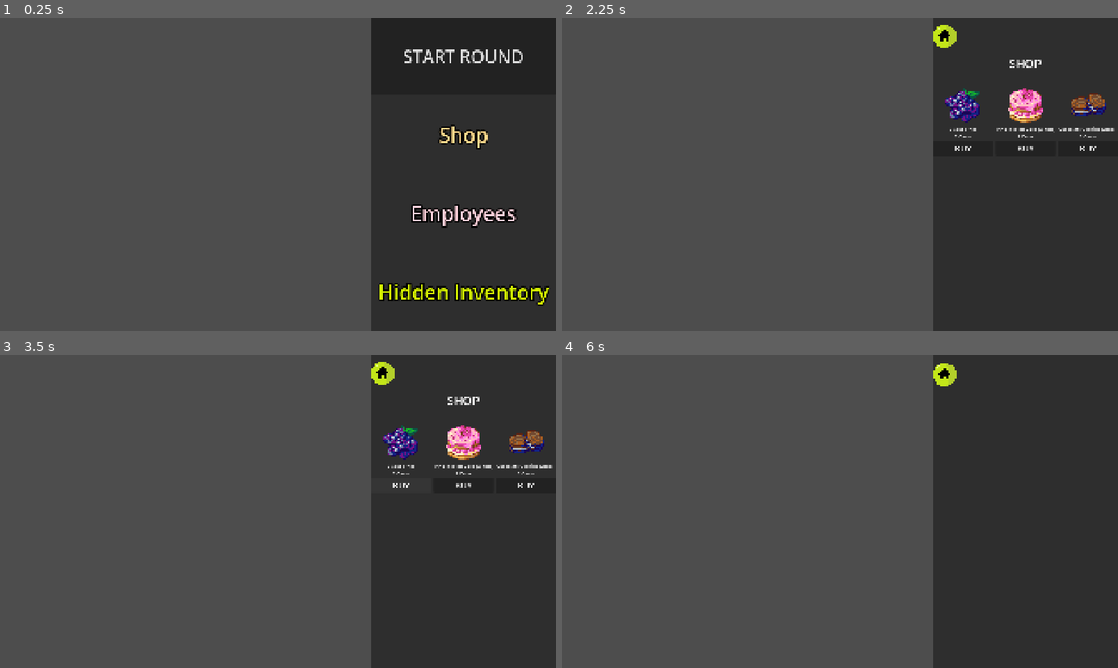
Above: before the commit, frames 1-4 (two rows, left to right).
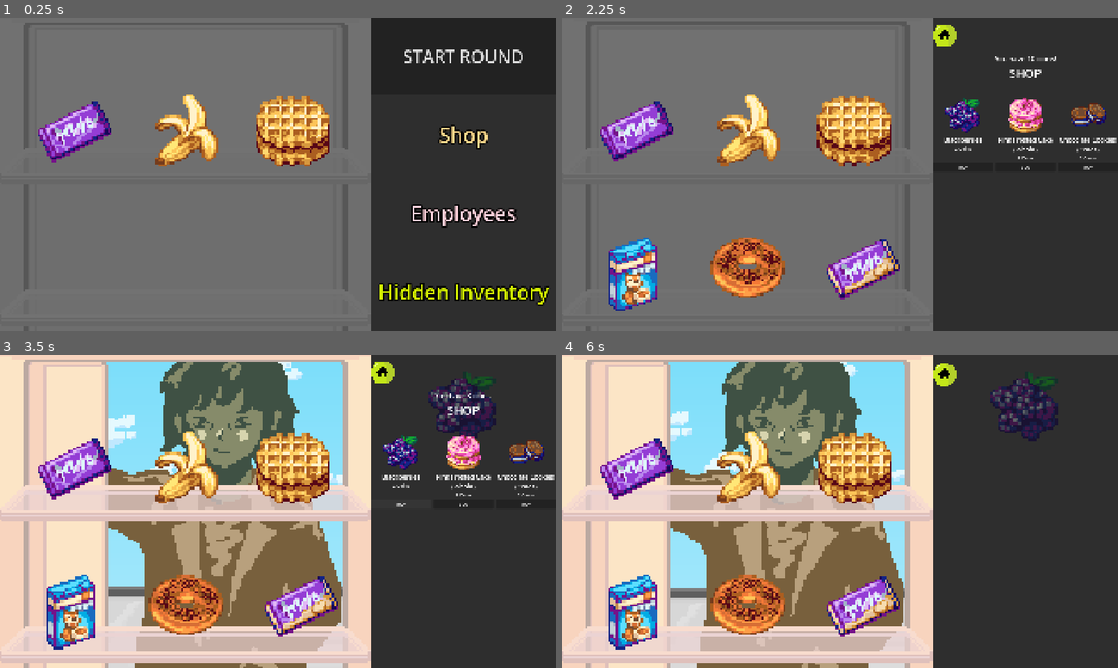
Above: after the commit, the same moments.

Repository: terebigeemu/usydjam
Game: Godot game, scene res://scenes/fridge.tscn
Same seed, same stepped clock (60 frames per second), same inputs: the game is played once before the commit and once after it. Before the commit the project starts from res://scenes/UI.tscn.
Inputs (mouse positions are in pixels of both pictures, inside the frame that each line leads up to):
- Up to frame 1 (0.25 s): no input
- Up to frame 2 (2.25 s): click "START ROUND" at 0.5 s; click "START ROUND" at 1.25 s; click "Shop" at 2 s
- Up to frame 3 (3.5 s): click "BUY" at 2.75 s
- Up to frame 4 (6 s): click (945, 373) at 3.5 s; click "Employees" at 4.25 s; click (945, 373) at 5 s; click "Hidden Inventory" at 5.75 s

The runs differ from the first frame. In frame 1, 65% of the frame differs, in the area x 0-67%, y 0-100%; in frame 2, 68%, in the area x 0-100%, y 0-100%; in frame 3, 66%; in frame 4, 63%.

Commit message:
Merge changes

Diff:
--- a/project.godot
+++ b/project.godot
@@ -11,9 +11,13 @@
 [application]
 
 config/name="usydjam"
-run/main_scene="uid://bvfa18ddvvaon"
+run/main_scene="uid://ds3b5tal44hr8"
 config/features=PackedStringArray("4.7", "GL Compatibility")
 config/icon="res://icon.svg"
+
+[autoload]
+
+Globals="*uid://ikfwvoeqjlys"
 
 [display]
 
--- a/scenes/UI.tscn
+++ b/scenes/UI.tscn
@@ -26,6 +26,7 @@
 mouse_filter = 2
 
 [node name="MainMenu" type="VBoxContainer" parent="PanelContainer/MarginContainer" unique_id=176046976]
+visible = false
 layout_mode = 2
 mouse_filter = 2
 
@@ -85,6 +86,12 @@
 ignore_texture_size = true
 stretch_mode = 5
 
+[node name="CoinsLabel" type="Label" parent="PanelContainer/MarginContainer/ShopPage" unique_id=1575846367]
+layout_mode = 2
+theme_override_font_sizes/font_size = 24
+text = "erm you should not see this"
+horizontal_alignment = 1
+
 [node name="ShopLabel" type="Label" parent="PanelContainer/MarginContainer/ShopPage" unique_id=875980187]
 layout_mode = 2
 theme_override_font_sizes/font_size = 40
@@ -111,6 +118,7 @@
 layout_mode = 2
 
 [node name="EmployeePage" type="VBoxContainer" parent="PanelContainer/MarginContainer" unique_id=1176839180]
+visible = false
 layout_mode = 2
 script = ExtResource("5_75u2n")
 employee_slot_scene = ExtResource("6_3wlde")
@@ -138,6 +146,7 @@
 columns = 6
 
 [node name="StashPage" type="VBoxContainer" parent="PanelContainer/MarginContainer" unique_id=376075644]
+visible = false
 layout_mode = 2
 
 [node name="TopBar" type="HBoxContainer" parent="PanelContainer/MarginContainer/StashPage" unique_id=530167626]
--- a/scenes/shop_item_slot.tscn
+++ b/scenes/shop_item_slot.tscn
@@ -17,7 +17,9 @@
 [node name="NameLabel" type="Label" parent="." unique_id=1408852450]
 unique_name_in_owner = true
 layout_mode = 2
+theme_override_font_sizes/font_size = 22
 horizontal_alignment = 1
+autowrap_mode = 3
 
 [node name="CostLabel" type="Label" parent="." unique_id=761312351]
 layout_mode = 2
@@ -25,5 +27,5 @@
 
 [node name="BuyButton" type="Button" parent="." unique_id=1646032409]
 layout_mode = 2
-theme_override_font_sizes/font_size = 30
+size_flags_vertical = 10
 text = "BUY"
--- a/scripts/fridge.gd
+++ b/scripts/fridge.gd
@@ -2,6 +2,12 @@
 # don't ask what i'm doing as i have gone insane
 
 extends Node
+
+@export var shop_item_slot: PackedScene
+
+# these variables should've been global but i realised too late.... xD xD xD
+# no aaron, no one cares that your comp1001 lecturer said not to use globals
+# i shall do what i want and i shall live freely in doing so
 
 @onready var door_status: Label = $DoorStatus
 @onready var cell1: AnimatedSprite2D = $Area1/Cell1
@@ -22,7 +28,7 @@
 var rng = RandomNumberGenerator.new()
 var level = 0
 
-const swap_inventory_index_empty: int = 69420 # this should break the code if used
+const swap_inventory_index_empty: int = 69420 # this should break the code if used... yippee!
 
 # registers
 
@@ -53,19 +59,22 @@
 # cell_array and cell_item_array should generally never diverge except for
 # momentary instances where the frames of a sprite might need to change
 
+# yep these numbers totally aren't going to be confusing AT ALL
+
 @onready var cell_array = [cell1, cell2, cell3, cell4, cell5, cell6]
 @onready var cell_item_array = [item1, item2, item3, item4, item5, item6]
 
 @onready var stash_array = [stash100, stash101, stash102]
 @onready var stash_item_array = [item100, item101, item102]
 
-# Called when the node enters the scene tree for the first time.
+
 func _ready() -> void:
 	fridge_original_position = fridge_sprite.position
 	cell_original_positions = [cell1.position, cell2.position, cell3.position, cell4.position, cell5.position, cell6.position]
 
 	# call cutscene? can be done in a diff script
 
+	Globals.add_purchase_to_inventory.connect(_on_inventory_update)
 	door_status.text = "init"
 
 	# INIT
@@ -122,6 +131,8 @@
 	# todo: swap fn for fridge
 
 	start_btn.pressed.connect(_on_start_btn_pressed)
+
+# if only i thought ahead and to abstract these functions... oh well
 
 func stash_fill(cell_id, item_no, inventory_index):
 
@@ -265,8 +276,20 @@
 
 		print("normal cell")
 
-		if cell_item_array[dest_inventory_index] == item_empty or swap_cell_type == 1:
+		if cell_item_array[dest_inventory_index] == item_empty:
 			return
+		elif swap_cell_type == 1:
+			print("player clicked on normal cell with swap_cell_type = 1")
+			print("dest_inventory_index = " + str(dest_inventory_index))
+			print("swap_inventory_index = " + str(swap_inventory_index))
+
+			var temp = cell_item_array[dest_inventory_index]
+
+			cell_item_array[dest_inventory_index] = cell_item_array[swap_inventory_index]
+			cell_item_array[swap_inventory_index] = temp
+
+			cell_selected.frame = cell_item_array[dest_inventory_index]
+			swap_cell.frame = cell_item_array[swap_inventory_index]
 
 		else:
 			print("player clicked on normal cell")
@@ -284,11 +307,20 @@
 	elif dest_cell_type == 1: # player clicked on stash cell
 		print("stash cell")
 
-		if swap_cell_type == 0:
+		if stash_item_array[dest_inventory_index] == item_empty:
 			return
-		elif stash_item_array[dest_inventory_index] == item_empty:
-			swap_cell.frame = cell_item_array[swap_inventory_index]
+		elif swap_cell_type == 0:
+			print("player clicked on stash cell with swap_cell_type = 1")
+			print("dest_inventory_index = " + str(dest_inventory_index))
+			print("swap_inventory_index = " + str(swap_inventory_index))
+
+			var temp = stash_item_array[dest_inventory_index]
+
+			stash_item_array[dest_inventory_index] = stash_item_array[swap_inventory_index]
+			stash_item_array[swap_inventory_index] = temp
+
 			cell_selected.frame = stash_item_array[dest_inventory_index]
+			swap_cell.frame = stash_item_array[swap_inventory_index]
 		else:
 			print("player clicked on stash cell")
 			print("dest_inventory_index = " + str(dest_inventory_index))
@@ -313,6 +345,8 @@
 
 # extra_arg_0 = cell_id
 # extra_arg_1 = index in array + 1 for normal cells, index in array + 100 for stash
+
+# i promise this is just as hellish as it looks particularly with all the redundant conditions becuz i don't have time to figure out which one matters or not
 func _on_cell_input_event(viewport: Node, event: InputEvent, shape_idx: int, extra_arg_0: NodePath, extra_arg_1: int) -> void:
 	if event is InputEventMouseButton and event.pressed:
 		if event.button_index == MOUSE_BUTTON_LEFT and enable_stash_edits == true and swap_in_progress == false:
@@ -327,7 +361,6 @@
 			fridge_edit(extra_arg_0, extra_arg_1, viewport, event, shape_idx)
 		elif event.button_index == MOUSE_BUTTON_LEFT and enable_stash_edits == false and swap_in_progress == true:
 			swap_helper(extra_arg_0, extra_arg_1, 1)
-
 
 @export var shake_amount: float = 5.0
 @onready var fridge_sprite: AnimatedSprite2D = $FridgeInside
@@ -396,3 +429,45 @@
 		cell_array[chosen_idx].frame = item_empty
 
 	advance_turn()
+
+# Shop updates
+
+func _on_inventory_update(id: int, cost: int) -> void: # this is only to be used by buy-shop
+
+	var has_filled: bool = false
+
+	var n_i: int = 0
+	var n_j: int = 0
+
+	for i in stash_item_array:
+		if has_filled == true:
+			break
+		elif i == item_empty and has_filled == false:
+			stash_item_array[n_i] = id
+			stash_array[n_i].frame = id
+			has_filled = true
+			break
+		n_i += 1
+
+	for j in cell_item_array:
+		if has_filled == true:
+			break
+		elif j == item_empty and has_filled == false:
+			cell_item_array[n_j] = id
+			cell_array[n_j].frame = id
+			has_filled = true
+			break
+		n_j += 1
+
+	if has_filled == false:
+		print("No space in inventory")
+	elif has_filled == true:
+		Globals.player_bal -= cost
+		has_filled = false # just in case yknow
+
+func update_cell(id: Variant) -> void:
+	#todo: finish this function lol
+	print("Update cell")
+	pass
+
+# it works right? no complaining~
--- /dev/null
+++ b/scripts/globals.gd
@@ -0,0 +1,4 @@
+extends Node
+
+var player_bal: int = 10
+signal add_purchase_to_inventory(id)
--- a/scripts/shop_item_slot.gd
+++ b/scripts/shop_item_slot.gd
@@ -20,5 +20,10 @@
 	buy_button.pressed.connect(_on_buy_pressed)
 
 func _on_buy_pressed():
-	print("Player wants to buy: ", current_item.item_name)
+	print("Player wants to buy: " + current_item.item_name + " with ID " + str(current_item.item_id))
+
+	if Globals.player_bal >= current_item.cost:
+		Globals.add_purchase_to_inventory.emit(current_item.item_id, current_item.cost)
+	else:
+		print("Too poor!")
 	# You can emit a signal here later to tell your inventory to add the item!
--- a/scripts/shop_page.gd
+++ b/scripts/shop_page.gd
@@ -7,6 +7,7 @@
 const ITEMS_FOLDER = "res://items/"
 
 @onready var buy_grid = $BuySection/BuyGrid
+@onready var coins_label = $CoinsLabel
 
 var all_game_items: Array[ItemData] = []
 
@@ -55,3 +56,9 @@
 		# 6. Pass the item data (including the icon) into the slot
 		new_slot.setup(chosen_item)
 		print(str(chosen_item))
+
+func _process(delta: float) -> void:
+	# the smart thing to do would be to use a signal to update this
+	# the lazy thing to do is just chuck it here
+	# huh what's optimisation?
+	coins_label.text = "You have " + str(Globals.player_bal) + " coins!"
Not shown, added: scripts/globals.gd.uid
Not shown, changed: .DS_Store
